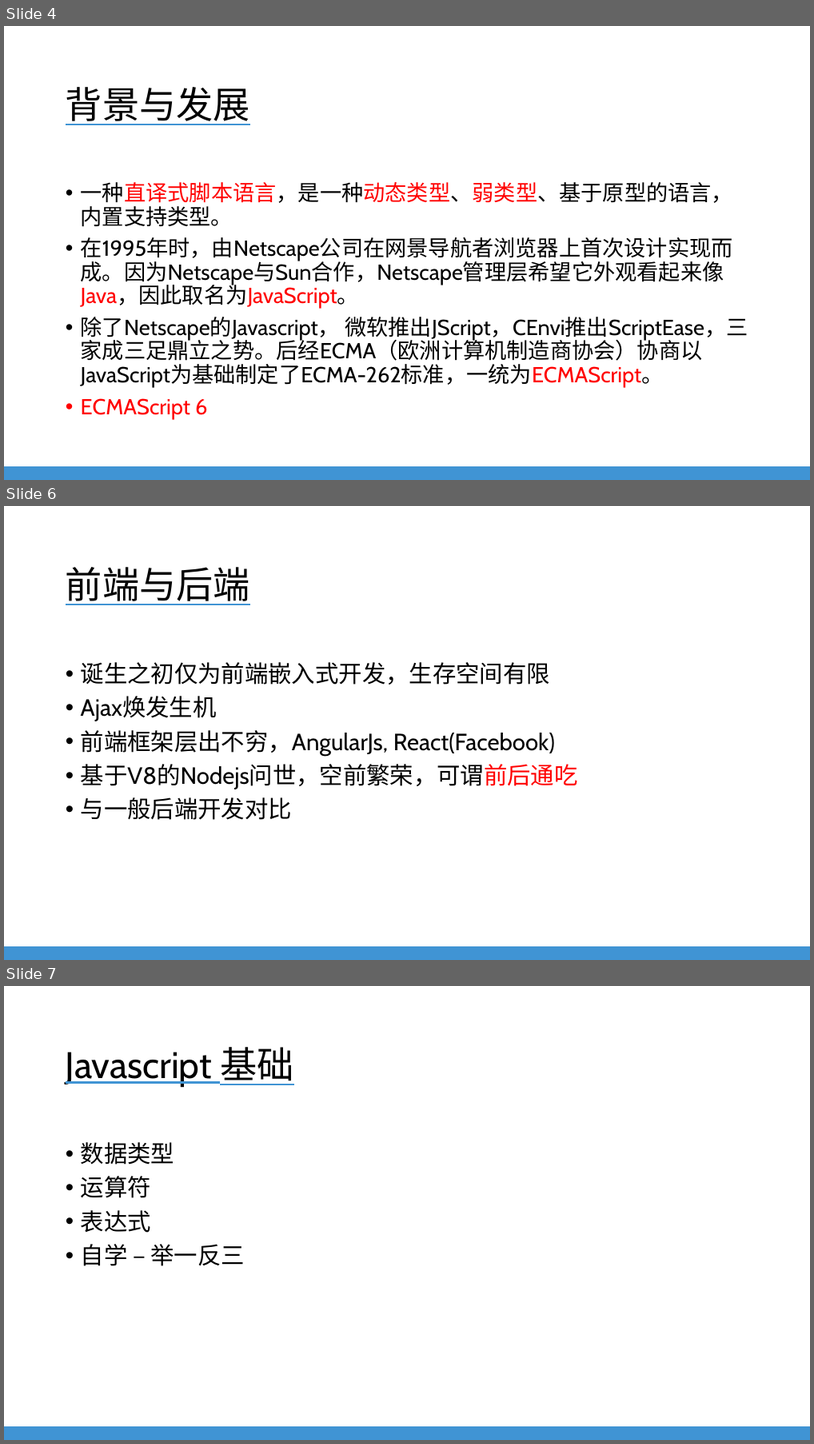
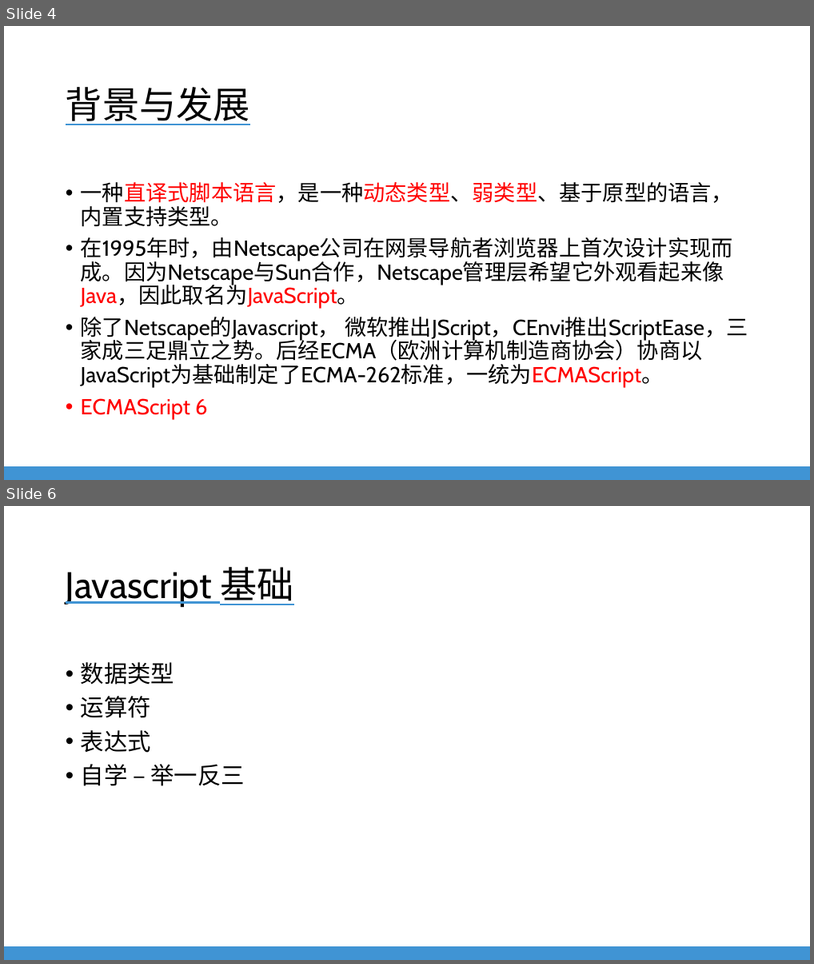
Before and after one commit to EverDoc/NLU, a slide deck: NLU Training - Javascript For QA.pptx. Shown one above the other, each under a label of ours: slides 4, 6 and 7 before the commit, slides 4 and 6 after it; the slides between them are not shown. The pictures are 814x1444 and 814x964 pixels, drawn with LibreOffice and Linux fonts; fonts in the diff are those of the drawing; background and template pictures are left out. Boxes give left, top, right and bottom in pixels: in the first picture for what was removed or moved away, otherwise in the second. Text is boxed around its words. In the diff, an @@ line names an element or a change of style, - is before the commit and + after.

```diff
--- a/NLU Training - Javascript For QA.pptx
+++ b/NLU Training - Javascript For QA.pptx
@@ slide 6 removed at <box>4,506,810,960</box>, background #FFFFFF; not listed: 1 template element that a slide beside it also shows @@
@@ title removed at <box>66,567,250,605</box> @@
-前端与后端
@@ text removed at <box>81,662,578,820</box> @@
-• 诞生之初仅为前端嵌入式开发，生存空间有限
-• Ajax焕发生机
-• 前端框架层出不穷，AngularJs, React(Facebook)
-• 基于V8的Nodejs问世，空前繁荣，可谓前后通吃
-• 与一般后端开发对比
@@ what was slide 7 is now slide 6 @@
```
Also in this commit, not shown: 2 slides changed.
